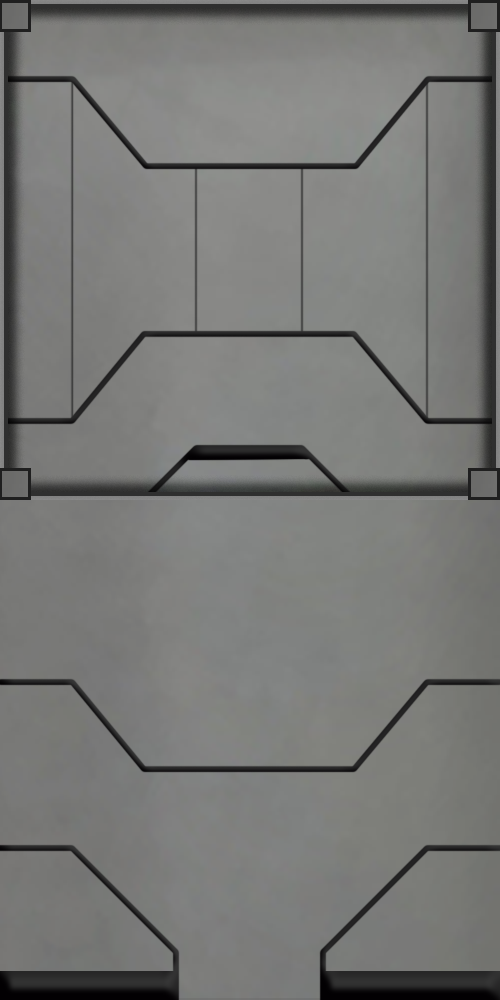
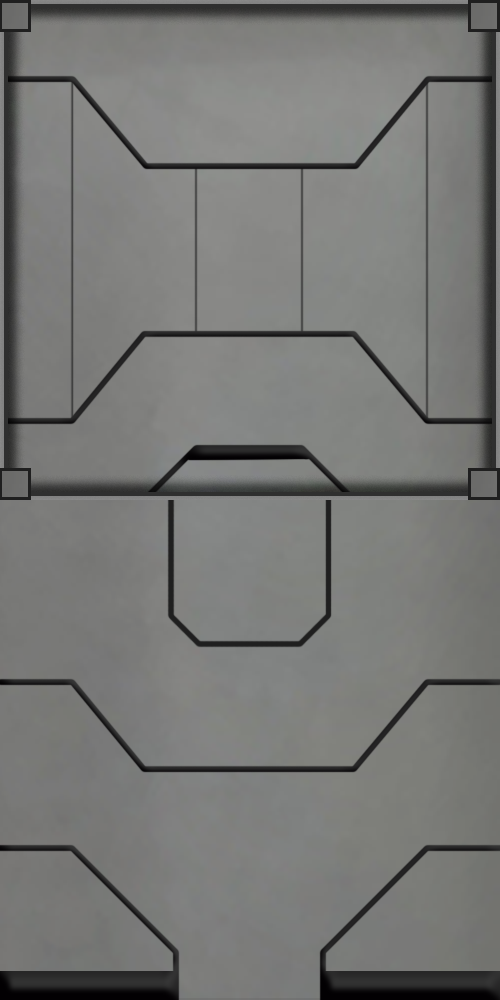
Before/after of a 500x1000 layered artwork. What changed in the layer stack:
added layer "Layer 1" above "Capa 17" over bbox(167, 500, 332, 648)
